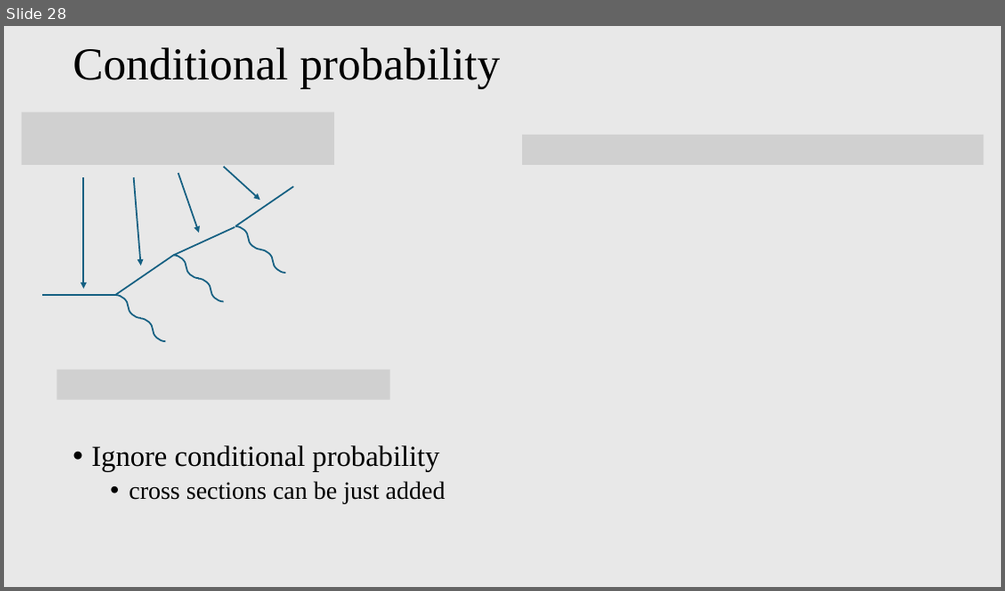
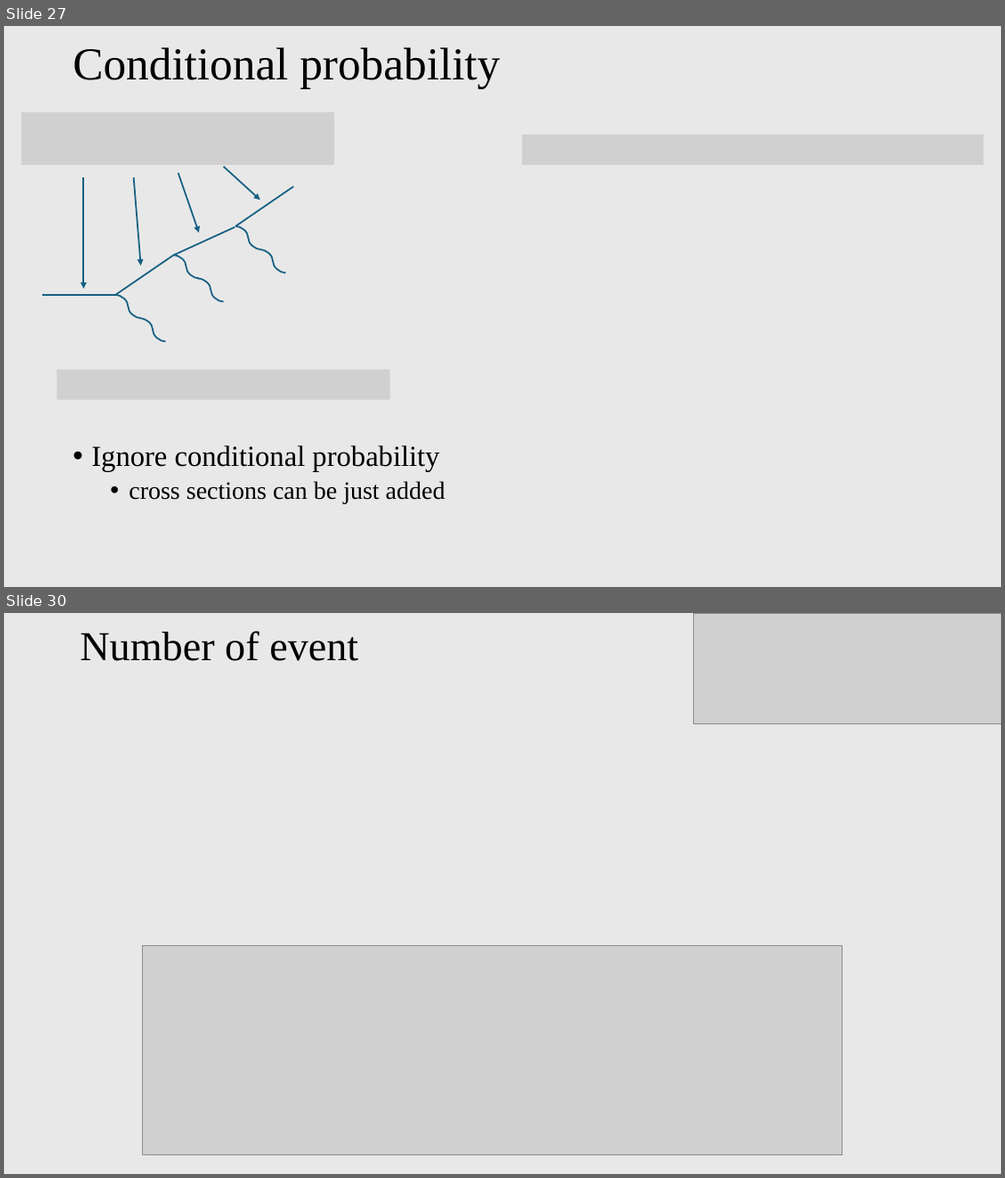
Before and after one commit to PeiranLi001/mCP_BDX, a slide deck: presentation/mCP_BDX.pptx. Shown one above the other, each under a label of ours: slide 28 before the commit, slides 27 and 30 after it; the slides between them are not shown. The pictures are 1005x591 and 1005x1178 pixels, drawn with LibreOffice and Linux fonts; fonts in the diff are those of the drawing; grey boxes stand for pictures. Boxes give left, top, right and bottom in pixels: in the first picture for what was removed or moved away, otherwise in the second. Text is boxed around its words. In the diff, an @@ line names an element or a change of style, - is before the commit and + after.

```diff
--- a/presentation/mCP_BDX.pptx
+++ b/presentation/mCP_BDX.pptx
@@ slide 30 added at (4,613,1001,1174), background #E8E8E8 @@
@@ title added at (80,631,358,661), 39.6 pt, text #000000 @@
+Number of event
@@ picture added at (694,613,1001,723) @@
@@ picture added at (142,945,842,1154) @@
@@ what was slide 28 is now slide 27 @@
```
Also in this commit, not shown: 2 slides changed, 8 other slides added, 1 slide removed.
